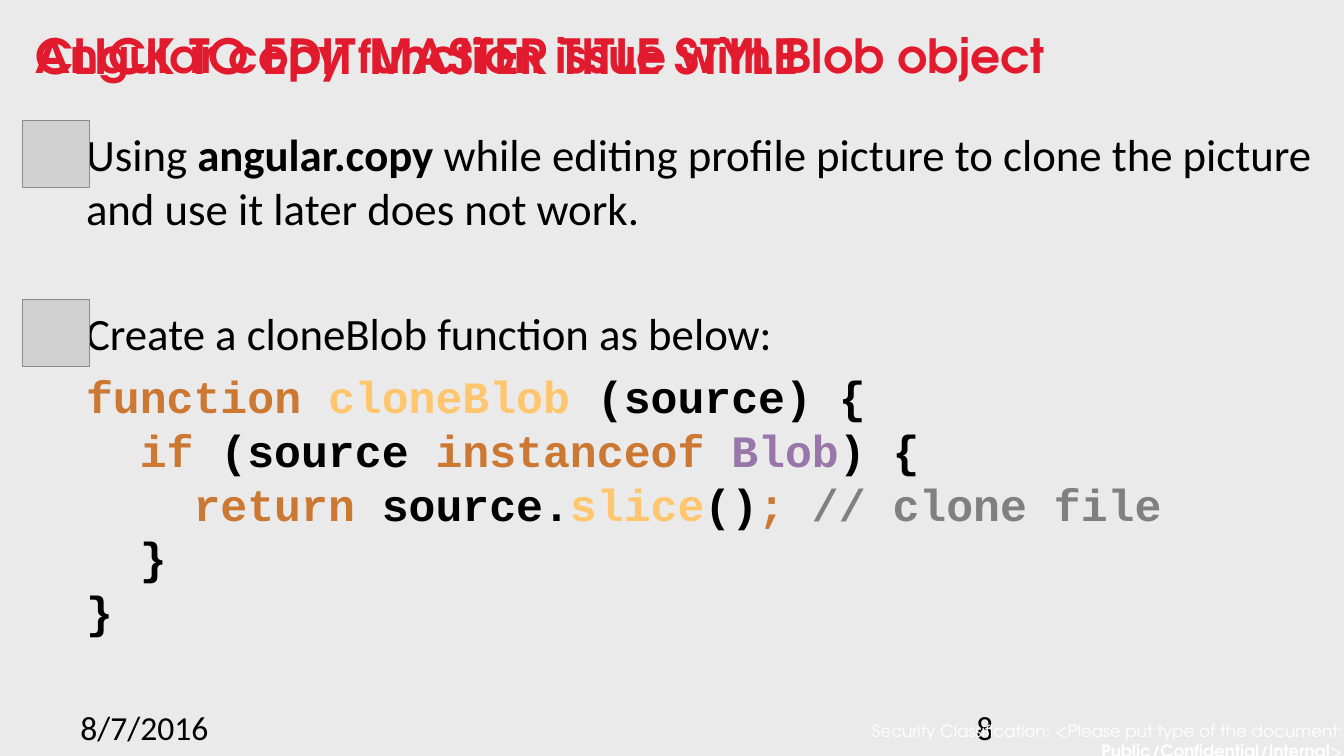
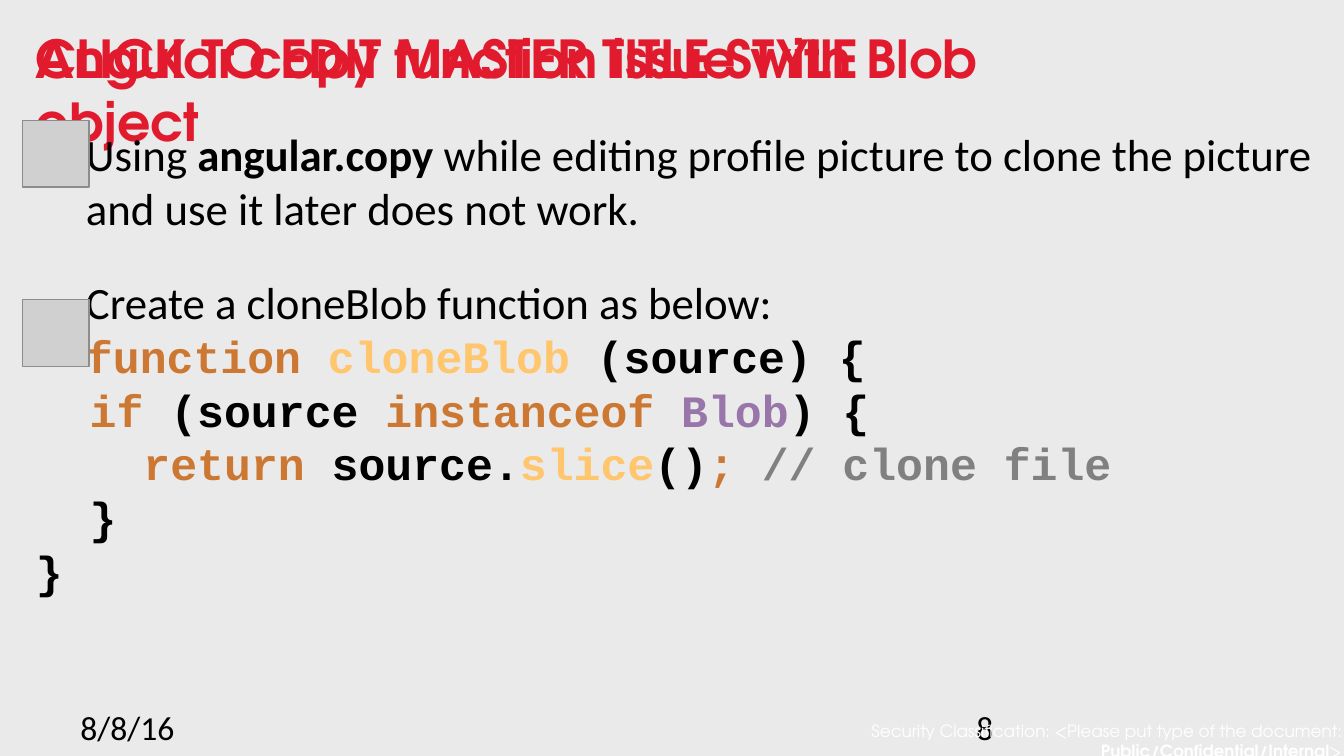
Before and after one commit to nnsan/angular_best_practice, a slide deck: slide 8 of Angular best practice.pptx. Drawn at 1344x756 pixels with LibreOffice and Linux fonts; fonts in the diff are those of the drawing; grey boxes stand for pictures; background and template pictures are left out. Boxes give left, top, right and bottom in pixels: in the first picture for what was removed or moved away, otherwise in the second. Text is boxed around its words. In the diff, an @@ line names an element or a change of style, - is before the commit and + after.

```diff
--- a/Angular best practice.pptx
+++ b/Angular best practice.pptx
@@ text "CLICK TO EDIT MASTER TITLE ..." at [36,38,858,90]: size 25.9 to 28 pt @@
@@ text "Angular copy function issue with ..." at [36,38,978,162]: size 25.2 to 28 pt @@
@@ text at [86,134,1311,331]: indent changed; less space between paragraphs @@
@@ text at [86,341,1112,490]: text changed @@
-function cloneBlob (source) {
-if (source instanceof Blob) {
-return source.slice(); // clone file
-}
-}
+function cloneBlob (source) {
+if (source instanceof Blob) {
+return source.slice(); // clone file
+}
+}
@@ text at [80,716,174,742]: text changed @@
-8/7/2016
+8/8/16
```
Also in this commit, not shown: 19 other slides changed, 1 other file.
